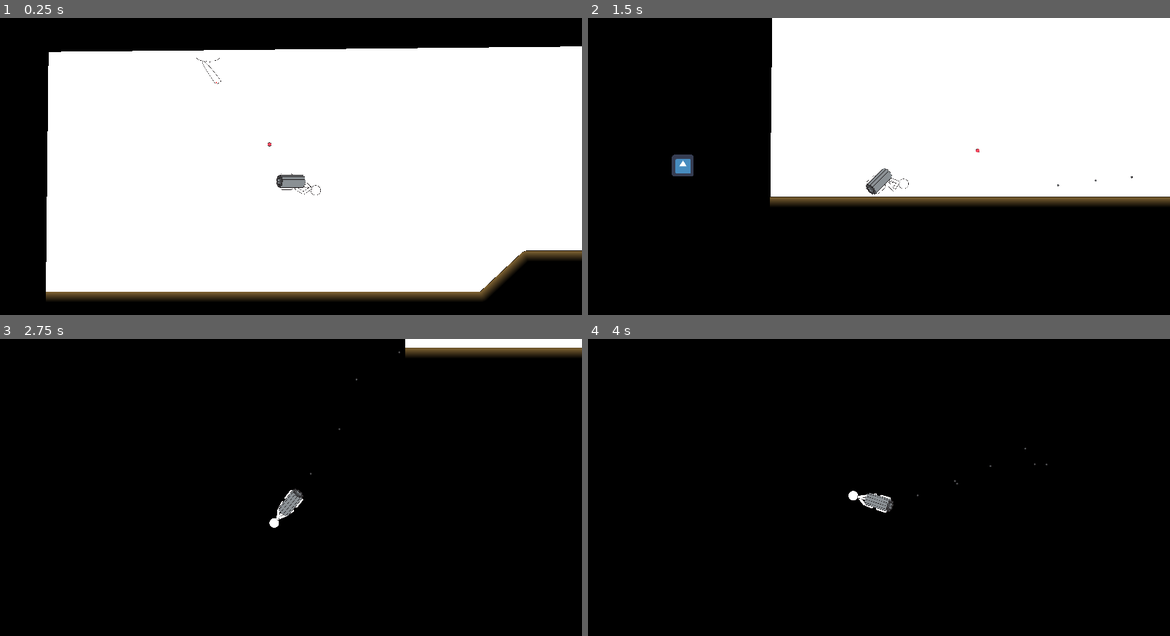
Above: before the commit, frames 1-4 (two rows, left to right).
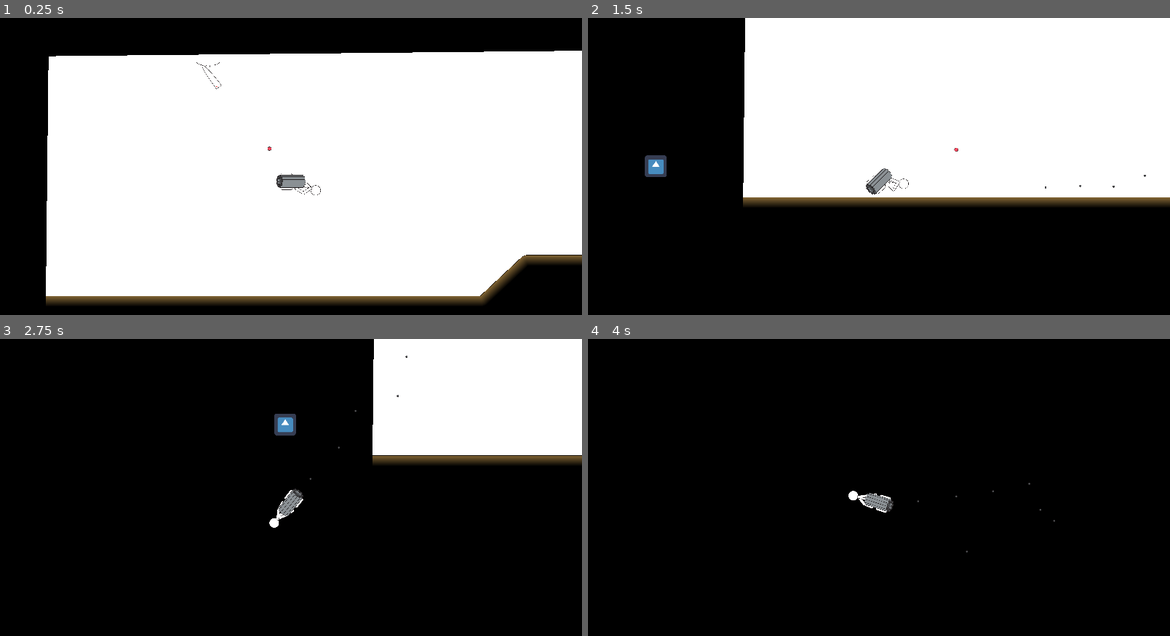
Above: after the commit, the same moments.

Repository: SmallConfusion/The-Gatler
Game: Godot game, scene res://scenes/levels/level_1.tscn
Two runs of this game, one before a commit and one after it. Both use one fixed random seed, a clock stepped at 60 frames per second and the inputs below. The engine's default icon, where the game draws it, is replaced by a stand-in: a white triangle on a blue panel in a dark square. Sound files missing from this copy of the repository are replaced by a short silence.
Inputs (mouse positions are in pixels of both pictures, inside the frame that each line leads up to):
- Up to frame 1 (0.25 s): no input
- Up to frame 2 (1.5 s): move the mouse to (1007, 166) at 0.52 s; press the mouse at (1007, 166) at 0.53 s; move the mouse to (762, 199) at 1.27 s; release the mouse at (762, 199) at 1.28 s; click (762, 199) at 1.35 s
- Up to frame 3 (2.75 s): move the mouse to (349, 431) at 2.02 s; press the mouse at (349, 431) at 2.03 s
- Up to frame 4 (4 s): move the mouse to (849, 567) at 2.77 s; release the mouse at (849, 567) at 2.78 s; click (849, 567) at 2.85 s; move the mouse to (1053, 552) at 3.52 s; press the mouse at (1053, 552) at 3.53 s

The runs differ from the first frame. In frame 1, 5.6% of the frame differs, in the area x 7-100%, y 9-97%; in frame 2, 3.7%; in frame 3, 14%, in the area x 46-100%, y 0-64%; in frame 4, less than 0.1%.

Commit message:
Changed physics

Diff:
--- a/src/project.godot
+++ b/src/project.godot
@@ -71,6 +71,7 @@
 [physics]
 
 common/physics_ticks_per_second=120
+2d/default_gravity=500.0
 
 [rendering]
 
--- a/src/scenes/objects/player.tscn
+++ b/src/scenes/objects/player.tscn
@@ -28,7 +28,7 @@
 physics_material_override = SubResource("PhysicsMaterial_xclvi")
 can_sleep = false
 continuous_cd = 1
-linear_damp = 0.5
+linear_damp = 0.2
 angular_damp = 1e+10
 script = ExtResource("1_6snto")
 
@@ -67,7 +67,7 @@
 
 [node name="Sprite2D2" type="Sprite2D" parent="Node2D"]
 y_sort_enabled = true
-position = Vector2(-5.72763, 6.38738)
+position = Vector2(2.31454, 6.90368)
 scale = Vector2(0.3, 0.3)
 texture = ExtResource("4_mu68i")
 script = ExtResource("8_rhdoc")
@@ -75,7 +75,7 @@
 
 [node name="Sprite2D3" type="Sprite2D" parent="Node2D"]
 y_sort_enabled = true
-position = Vector2(-12.5991, 3.05219)
+position = Vector2(-7.10216, 6.0324)
 scale = Vector2(0.3, 0.3)
 texture = ExtResource("4_mu68i")
 script = ExtResource("8_rhdoc")
@@ -83,7 +83,7 @@
 
 [node name="Sprite2D4" type="Sprite2D" parent="Node2D"]
 y_sort_enabled = true
-position = Vector2(-13.5753, -1.71115)
+position = Vector2(-13.1957, 2.3385)
 scale = Vector2(0.3, 0.3)
 texture = ExtResource("4_mu68i")
 script = ExtResource("8_rhdoc")
@@ -91,7 +91,7 @@
 
 [node name="Sprite2D5" type="Sprite2D" parent="Node2D"]
 y_sort_enabled = true
-position = Vector2(-8.19945, -5.67382)
+position = Vector2(-13.1148, -2.44961)
 scale = Vector2(0.3, 0.3)
 texture = ExtResource("4_mu68i")
 script = ExtResource("8_rhdoc")
@@ -99,7 +99,7 @@
 
 [node name="Sprite2D6" type="Sprite2D" parent="Node2D"]
 y_sort_enabled = true
-position = Vector2(1.01299, -6.98165)
+position = Vector2(-6.89734, -6.09152)
 scale = Vector2(0.3, 0.3)
 texture = ExtResource("4_mu68i")
 script = ExtResource("8_rhdoc")
@@ -107,7 +107,7 @@
 
 [node name="Sprite2D" type="Sprite2D" parent="Node2D"]
 y_sort_enabled = true
-position = Vector2(9.75143, -5.02269)
+position = Vector2(2.54744, -6.88314)
 scale = Vector2(0.3, 0.3)
 texture = ExtResource("4_mu68i")
 script = ExtResource("8_rhdoc")
@@ -115,7 +115,7 @@
 
 [node name="Sprite2D7" type="Sprite2D" parent="Node2D"]
 y_sort_enabled = true
-position = Vector2(13.9271, -0.713552)
+position = Vector2(10.8002, -4.45406)
 scale = Vector2(0.3, 0.3)
 texture = ExtResource("4_mu68i")
 script = ExtResource("8_rhdoc")
@@ -123,7 +123,7 @@
 
 [node name="Sprite2D8" type="Sprite2D" parent="Node2D"]
 y_sort_enabled = true
-position = Vector2(11.5861, 3.92946)
+position = Vector2(13.9995, 0.059124)
 scale = Vector2(0.3, 0.3)
 texture = ExtResource("4_mu68i")
 script = ExtResource("8_rhdoc")
@@ -131,7 +131,7 @@
 
 [node name="Sprite2D9" type="Sprite2D" parent="Node2D"]
 y_sort_enabled = true
-position = Vector2(3.82383, 6.73384)
+position = Vector2(10.6482, 4.54464)
 scale = Vector2(0.3, 0.3)
 texture = ExtResource("4_mu68i")
 script = ExtResource("8_rhdoc")
--- a/src/scripts/objects/player.gd
+++ b/src/scripts/objects/player.gd
@@ -1,6 +1,6 @@
 extends RigidBody2D
 
-const SPEED := 1600.0
+const SPEED := 1200.0
 const ROTATION_CHANGE_FORCE := 8.
 
 @onready var gun_audio_tween : Tween
